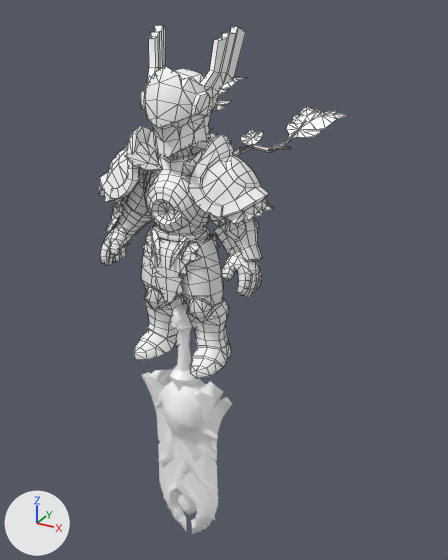
The FBX model Character/Knight/Base/Knight_09.fbx as it was, and as the next commit left it.
Camera for both pictures: a 50 mm camera at (2.49, -3.83, 2.67) aimed at (0.04, 0.63, 0.44). The axes (+X, +Y, +Z) are drawn at lower left. The lights are the same throughout. The picture after the commit comes second. Mesh edges are drawn as thin lines on the coarser meshes. Where no turn or scale is listed for an object, it has been applied to the vertices.

In view in the first picture: 'kn_09_body', 'kn_09_head', 'kn_09_weapon'.
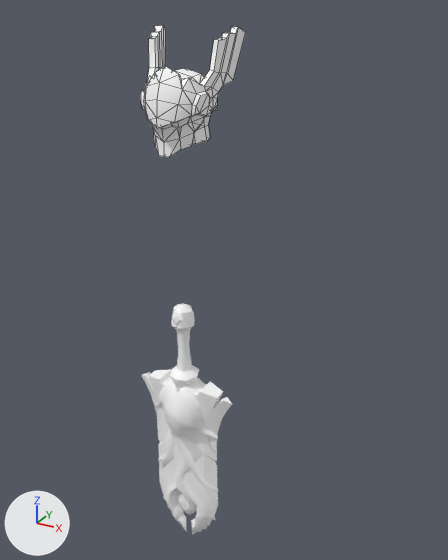
Commit message: update base knight 09

Pixel boxes [x1, y1, x2, y2] of what changed, in the pictures (448 x 560 px):
'kn_09_body', no longer drawn
    before: [98, 77, 348, 378]

Patch to the scene script:
```diff
--- a/Character/Knight/Base/Knight_09.fbx.py
+++ b/Character/Knight/Base/Knight_09.fbx.py
@@ ob_kn_09_body @@
-ob_kn_09_body = bpy.data.objects.new('kn_09_body', me_mesh_002)
+ob_kn_09_body = bpy.data.objects.new('kn_09_body', None)
 ob_kn_09_body.location = (0.0, 0.0, 0.0)
```
